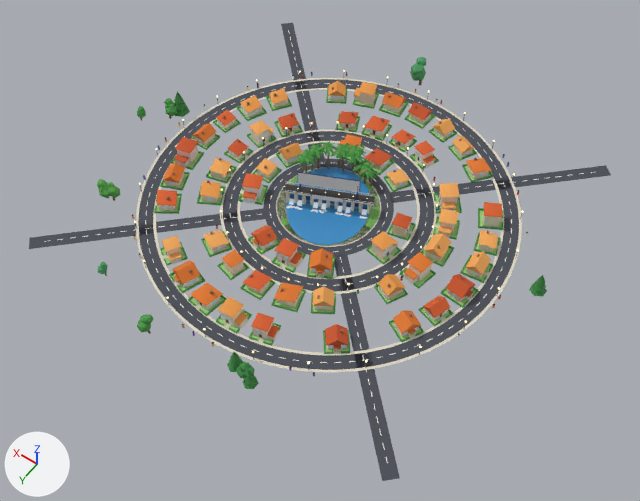
A saved change to the glTF model towns/nellore.glb.
The view is the same before and after, from a 50 mm camera at (-120.0, 173.0, 243.0) aimed at (-7.0, 15.0, -5.0). Every picture has the same lights, and +X, +Y and +Z are marked at lower left. The picture after the commit comes second. Where no turn or scale is listed for an object, it has been applied to the vertices. Vertices at exactly the same position are counted once.
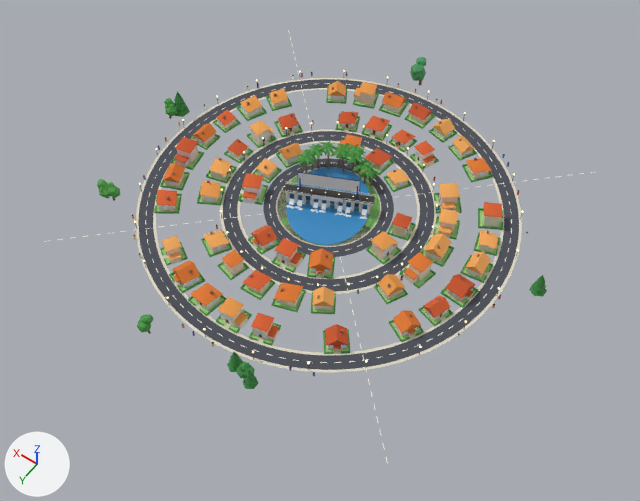
Where the newer file only moved an object's origin or applied its transform, the numbers keep the older frame.

Location of each change, (x1, y1, x2, y2) in pixels of the pictures (640 x 501 px):
'Mesh_29', reshaped (23% narrower, 27% shorter)
    before: (29, 23, 611, 481)
    after: (97, 57, 547, 389)
part 1 of me_mesh_29, deleted
    before: (29, 23, 611, 481)

What the commit changed:
me_mesh_29 is used by ob_mesh_29; location (2.6, 1.5, 7.8).
me_mesh_29 had 4439 vertices, 6144 faces and spanned x -84.0..84.0, y -80.0..80.0, z -8.0..8.0.
me_mesh_29 now has 4325 vertices, 5976 faces and spans x -84.0..76.0, y -80.0..80.0, z -8.0..8.0.
me_mesh_29 part 1: 12 loose pieces with 112 vertices, spanning x -79.0..84.0, y -78.0..75.0, z -8.0..-1.0, are deleted.
Other edits to the shape of me_mesh_29 do not show in these pictures.
